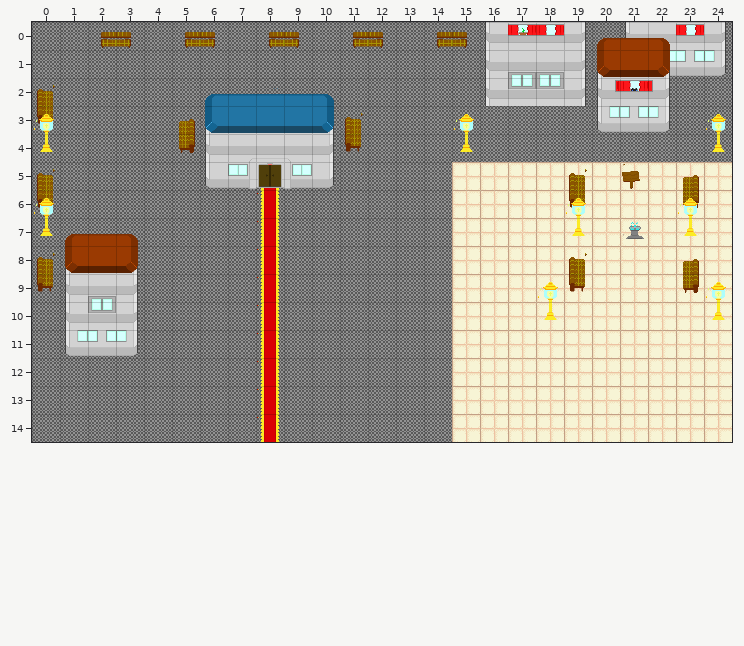
Level history. Tiled map: VideoGame/VideoGame/Content/city.tmx. That is the earlier state.
Cells are 32x32 px. Shown: x 0..24, y 0..14. Tiles whose own drawing changed are shown in their newer look in all pictures.
After:
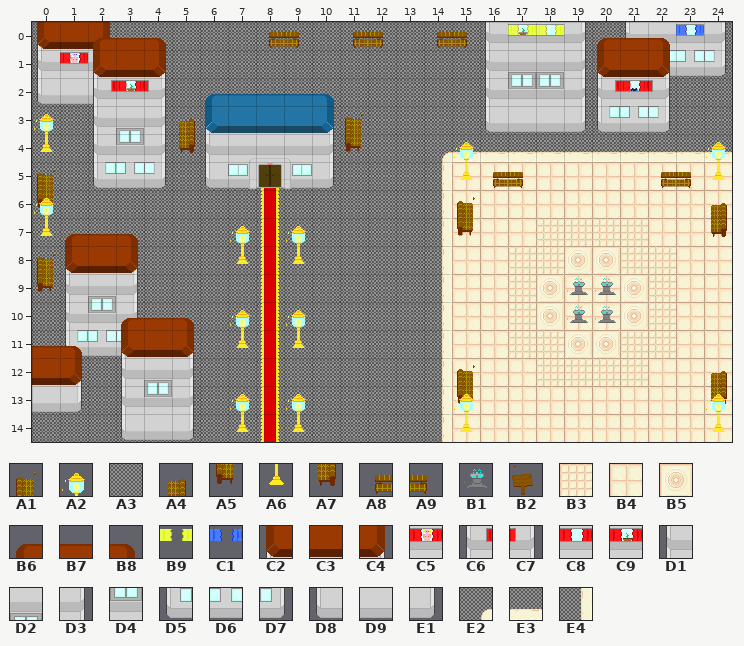
Key: from "city tiles": A1 1, A2 2, A3 3, A4 6, A5 7, A6 8, A7 12, A8 15, A9 16, B1 17, B2 29, B3 42, B4 43, B5 44, B6 48, B7 49, B8 50, B9 51, C1 53, C2 54, C3 55, C4 56, C5 57, C6 60, C7 62, C8 63, C9 64, D1 66, D2 67, D3 68, D4 73, D5 78, D6 79, D7 80, D8 81, D9 82, E1 83, E2 84, E3 85, E4 90.
__ is an empty cell.
Tiles of an added or newly shown layer are drawn over the layers below it.
Difference:
Layer "Tilelaag 1":
y 4: x 14..24 A3 A3 A3 A3 A3 A3 A3 A3 A3 A3 A3 -> E2 E3 E3 E3 E3 E3 E3 E3 E3 E3 E3
y 5..14: x 14 A3 -> E4
Layer "detail":
y 2: x 1 __ -> D9
y 7: x 18..21 B4 B4 B4 B4 -> B3 B3 B3 B3
y 8: x 17..22 B4 B4 B4 B4 B4 B4 -> B3 B3 B5 B5 B3 B3
y 9..10: x 17..18 B4 B4 -> B3 B5; x 21..22 B4 B4 -> B5 B3
y 11: x 17..22 B4 B4 B4 B4 B4 B4 -> B3 B3 B5 B5 B3 B3
y 12: x 18..21 B4 B4 B4 B4 -> B3 B3 B3 B3
Layer "Changetosecrettunnel" (added):
y 1: x 1 __ -> C5
Layer "obstackles":
y 0: x 0..3 __ __ A8 A9 -> C2 C3 C4 __; x 5..6 A8 A9 -> __ __
y 1: x 0 __ -> D1; x 2 __ -> D3
y 2: x 0 A1 -> D8; x 2 __ -> E1
y 3: x 0 A5 -> __
y 4: x 15 __ -> A2
y 5: x 15..17 __ __ __ -> A6 A8 A9; x 19 A1 -> __; x 22..23 __ A4 -> A8 A9
y 6: x 19 A5 -> __; x 23 A7 -> __
y 8: x 19 A1 -> __; x 23 A4 -> __
y 9: x 19 A5 -> __; x 23 A7 -> __
y 10: x 3 __ -> D3
y 11: x 1 __ -> D5; x 3 __ -> D7
y 12: x 15 __ -> A1; x 24 __ -> A4
y 13: x 15 __ -> A5; x 24 __ -> A7
Layer "obstackles2":
y 0: x 2..4 __ __ __ -> B6 B7 B8; x 17..18 __ __ -> B9 B9; x 23 C8 -> C1
y 1: x 2..4 __ __ __ -> C2 C3 C4
y 2: x 2..4 __ __ __ -> C6 C9 C7
y 3: x 2..4 __ __ __ -> D1 D2 D3; x 15..19 A2 __ __ __ __ -> __ D8 D9 D9 E1; x 24 A2 -> __
y 4: x 2..4 __ __ __ -> D1 D4 D3; x 15 A6 -> __; x 24 A6 -> A2
y 5: x 2..4 __ __ __ -> D5 D6 D7; x 21 B2 -> __; x 24 __ -> A6
y 6: x 15 __ -> A1; x 19 A2 -> __; x 23..24 A2 __ -> __ A4
y 7: x 7 __ -> A2; x 9 __ -> A2; x 15 __ -> A5; x 19 A6 -> __; x 21 B1 -> __; x 23..24 A6 __ -> __ A7
y 8: x 7 __ -> A6; x 9 __ -> A6
y 9: x 18..20 A2 __ __ -> __ B1 B1; x 24 A2 -> __
y 10: x 3..5 D3 __ __ -> B6 B7 B8; x 7 __ -> A2; x 9 __ -> A2; x 18..20 A6 __ __ -> __ B1 B1; x 24 A6 -> __
y 11: x 0..1 __ D5 -> B7 B8; x 3..5 D7 __ __ -> C2 C3 C4; x 7 __ -> A6; x 9 __ -> A6
y 12: x 0..1 __ __ -> C3 C4; x 3..5 __ __ __ -> D1 D2 D3
y 13: x 0..1 __ __ -> D9 E1; x 3..5 __ __ __ -> D1 D4 D3; x 7 __ -> A2; x 9 __ -> A2; x 15 __ -> A2; x 24 __ -> A2
y 14: x 3..5 __ __ __ -> D8 D9 E1; x 7 __ -> A6; x 9 __ -> A6; x 15 __ -> A6; x 24 __ -> A6
